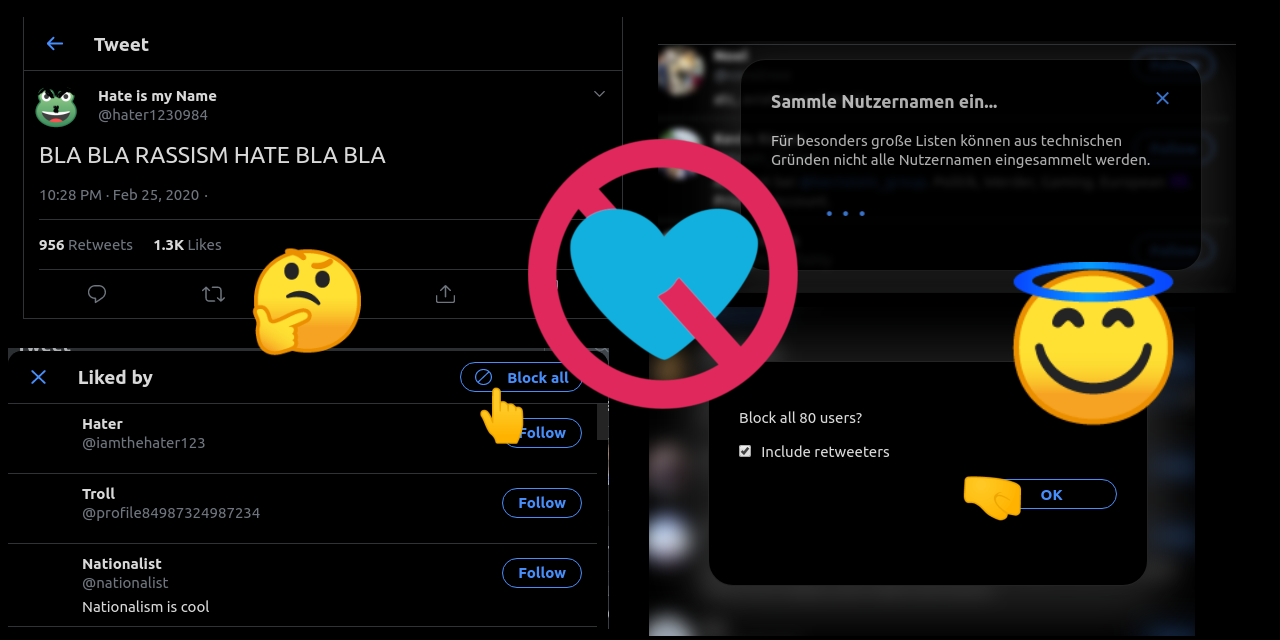
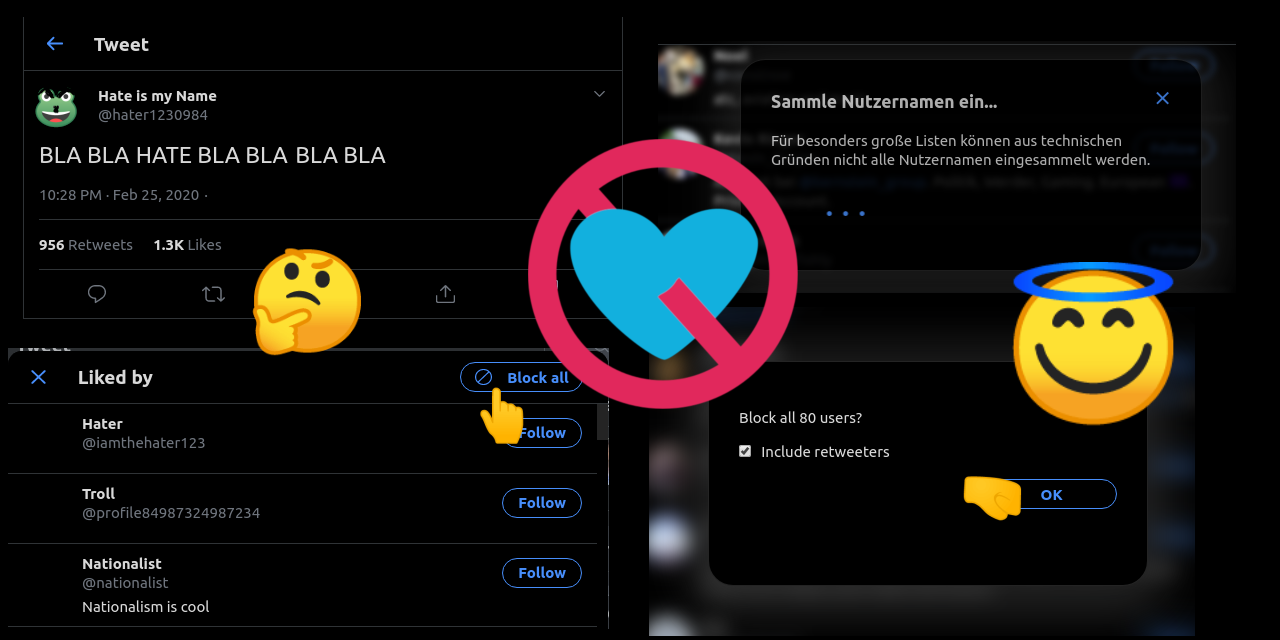
Two versions of the same layered image (1280 × 640). Layer-by-layer changes:
painted on "hater" over [136, 147, 290, 163]
